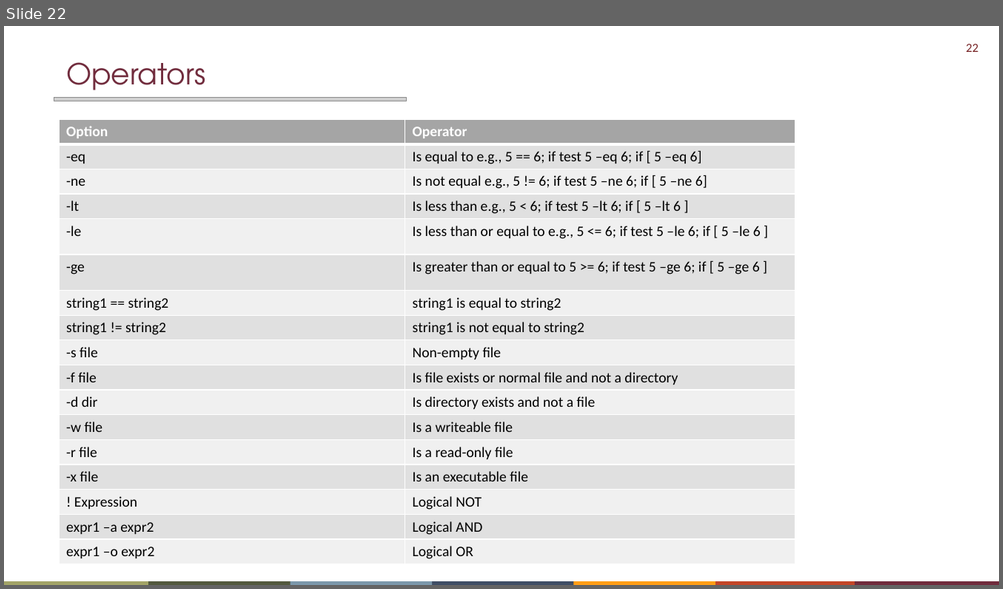
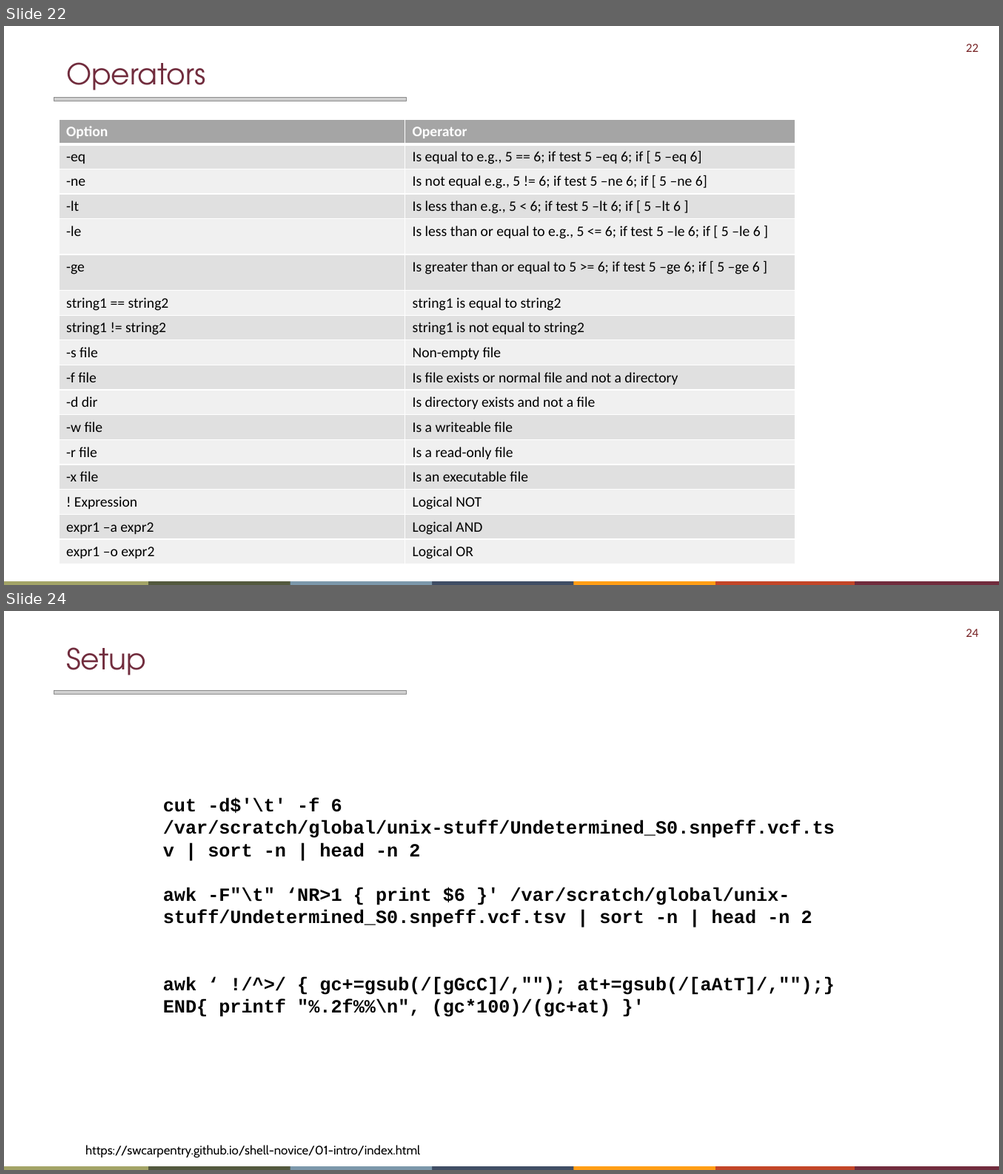
Before and after one commit to ajodeh-juma/ilri-africa-cdc-training, a slide deck: artic-ont-viral/tutorials-and-materials/introduction_to_shell_scripting.pptx. Shown one above the other, each under a label of ours: slide 22 before the commit, slides 22 and 24 after it; the slides between them are not shown. The pictures are 1003x589 and 1003x1174 pixels, drawn with LibreOffice and Linux fonts; fonts in the diff are those of the drawing; grey boxes stand for pictures; background and template pictures are left out. Boxes give left, top, right and bottom in pixels: in the first picture for what was removed or moved away, otherwise in the second. Text is boxed around its words. In the diff, an @@ line names an element or a change of style, - is before the commit and + after.

```diff
--- a/artic-ont-viral/tutorials-and-materials/introduction_to_shell_scripting.pptx
+++ b/artic-ont-viral/tutorials-and-materials/introduction_to_shell_scripting.pptx
@@ slide 24 added at (4,611,999,1170), background #FFFFFF; not listed: 8 template elements that a slide beside it also shows @@
@@ text added at (66,647,146,675), 28 pt, text #712C3D @@
+Setup
@@ picture added at (54,691,406,695) @@
@@ text added at (163,798,834,1017), 18 pt, text #000000, bold @@
+cut -d$'\t' -f 6 /var/scratch/global/unix-stuff/Undetermined_S0.snpeff.vcf.tsv | sort -n | head -n 2
+awk -F"\t" ‘NR>1 { print $6 }' /var/scratch/global/unix-stuff/Undetermined_S0.snpeff.vcf.tsv | sort -n | head -n 2
+awk ‘ !/^>/ { gc+=gsub(/[gGcC]/,""); at+=gsub(/[aAtT]/,"");} END{ printf "%.2f%%\n", (gc*100)/(gc+at) }'
@@ text added at (85,1145,420,1159), 12 pt, text #000000 @@
+https://swcarpentry.github.io/shell-novice/01-intro/index.html
```
Also in this commit, not shown: 1 slide changed, 5 other files.
